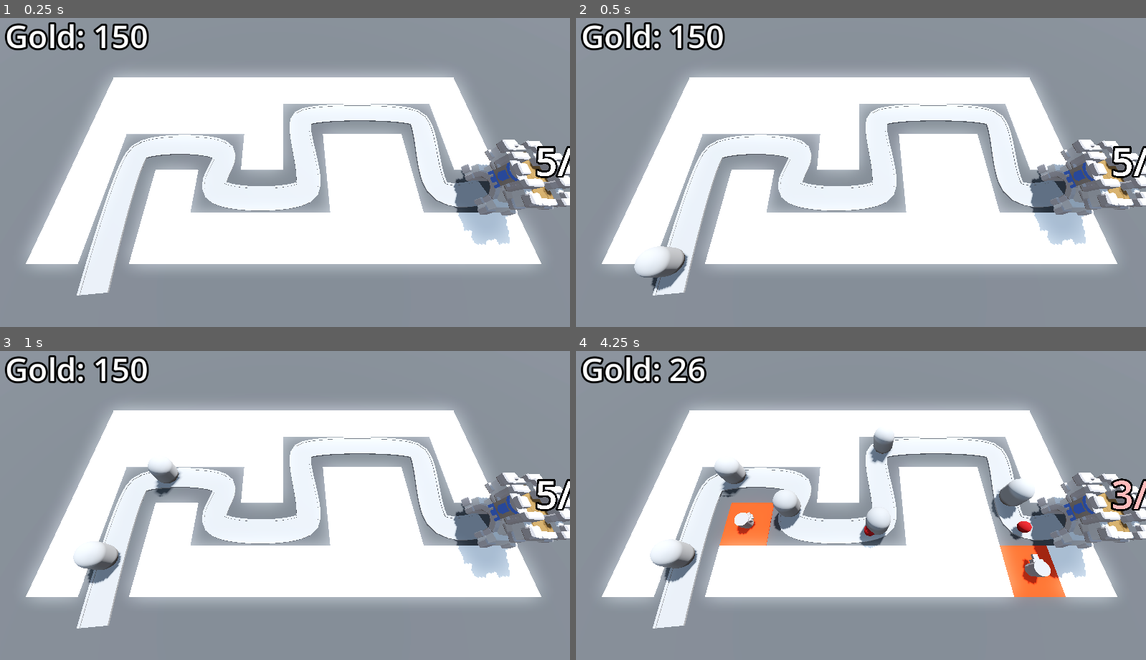
Above: before the commit, frames 1-4 (two rows, left to right).
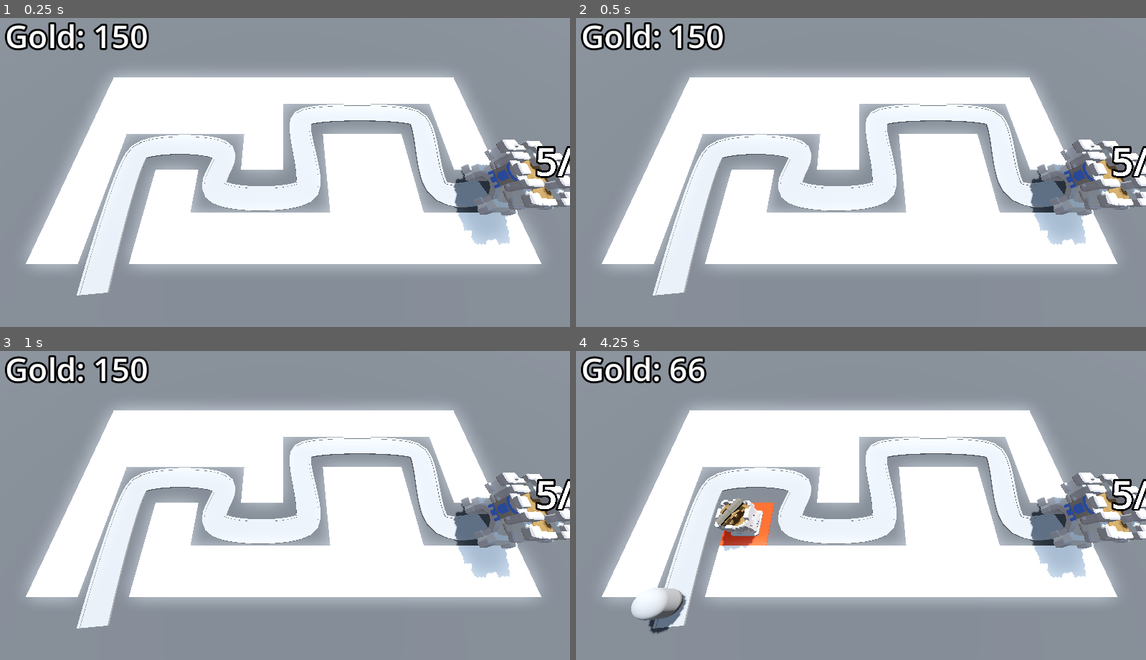
Above: after the commit, the same moments.

Repository: SugarF0x/barblast-3d
Game: Godot game, scene res://BaseLevel.tscn
The game is run twice, just before and just after one commit, with the same random seed, the same clock (stepped at 60 frames per second) and the same inputs.
Inputs (mouse positions are in pixels of both pictures, inside the frame that each line leads up to):
- Up to frame 1 (0.25 s): no input
- Up to frame 2 (0.5 s): no input
- Up to frame 3 (1 s): move the mouse to (410, 483) at 0.52 s; click (410, 483) at 0.6 s
- Up to frame 4 (4.25 s): move the mouse to (747, 514) at 1.27 s; click (747, 514) at 1.35 s; move the mouse to (918, 428) at 2.02 s; click (918, 428) at 2.1 s; move the mouse to (832, 564) at 2.77 s; click (832, 564) at 2.85 s; move the mouse to (1032, 548) at 3.52 s; click (1032, 548) at 3.6 s

Frame 1 is identical in both runs. In frame 2, 0.7% of the frame differs, in the area x 10-20%, y 73-89%; in frame 3, 1.0%; in frame 4, 6.5%, in the area x 9-100%, y 1-92%.

Commit message:
add turret base & cannon models
update animations to reflect the change

Diff:
--- a/EnemyPath.gd
+++ b/EnemyPath.gd
@@ -13,7 +13,6 @@
 
 func _ready() -> void:
 	set_timer()
-	Engine.time_scale = 5
 
 
 func spawn_enemy() -> void:
--- a/Turret/turret.gd
+++ b/Turret/turret.gd
@@ -4,8 +4,8 @@
 @export var projectile_scene: PackedScene
 @export_range(1,10) var range := 10
 
-
-@onready var barrel: MeshInstance3D = %Barrel
+@onready var cannon_gizmo: Node3D = %CannonGizmo
+@onready var cannon_nozzle: Node3D = %CannonNozzle
 @onready var animation_player: AnimationPlayer = $AnimationPlayer
 
 
@@ -17,7 +17,7 @@
 	find_best_target()
 	if not target: return
 
-	look_at(target.global_position, Vector3.UP, true)
+	cannon_gizmo.look_at(target.global_position, Vector3.UP, true)
 
 
 func fire():
@@ -26,8 +26,9 @@
 	animation_player.play("Fire")
 	var projectile = projectile_scene.instantiate()
 	add_child(projectile)
-	projectile.global_position = barrel.global_position
-	projectile.direction = global_transform.basis.z
+
+	projectile.global_position = cannon_nozzle.global_position
+	projectile.direction = cannon_nozzle.global_transform.basis.z
 
 func find_best_target() -> void:
 	var enemies = enemy_path.get_children().filter(func(child): return child is PathFollow3D and global_position.distance_to(child.global_position) <= range)
--- a/Turret/turret.tscn
+++ b/Turret/turret.tscn
@@ -1,21 +1,9 @@
-[gd_scene load_steps=10 format=3 uid="uid://dlmltvgusbij4"]
+[gd_scene load_steps=8 format=3 uid="uid://dlmltvgusbij4"]
 
 [ext_resource type="PackedScene" uid="uid://c7jn1aea5mdfe" path="res://Turret/projectile.tscn" id="1_ai42u"]
 [ext_resource type="Script" path="res://Turret/turret.gd" id="1_fhnta"]
-
-[sub_resource type="CylinderMesh" id="CylinderMesh_j646k"]
-height = 0.6
-
-[sub_resource type="CylinderMesh" id="CylinderMesh_3gby5"]
-top_radius = 0.6
-bottom_radius = 0.6
-height = 0.6
-
-[sub_resource type="BoxMesh" id="BoxMesh_5o3kg"]
-size = Vector3(0.8, 0.4, 0.4)
-
-[sub_resource type="BoxMesh" id="BoxMesh_gdfwg"]
-size = Vector3(0.4, 0.2, 0.4)
+[ext_resource type="PackedScene" uid="uid://c4c0e522wcbr8" path="res://Assets/TurretBase.glb" id="3_n88r2"]
+[ext_resource type="PackedScene" uid="uid://clivof26xh3bx" path="res://Assets/Cannon.glb" id="4_ehold"]
 
 [sub_resource type="Animation" id="Animation_6hfgg"]
 resource_name = "Fire"
@@ -23,14 +11,26 @@
 tracks/0/type = "value"
 tracks/0/imported = false
 tracks/0/enabled = true
-tracks/0/path = NodePath("Base/Top/Visor/Barrel:position")
+tracks/0/path = NodePath("TurretBase/CannonGizmo/Cannon:position")
 tracks/0/interp = 1
 tracks/0/loop_wrap = true
 tracks/0/keys = {
-"times": PackedFloat32Array(0, 0.2, 0.6),
-"transitions": PackedFloat32Array(0.189465, 1, 1),
+"times": PackedFloat32Array(0, 0.2, 0.3, 0.6),
+"transitions": PackedFloat32Array(0.2, 1, 1, 1),
 "update": 0,
-"values": [Vector3(0, 0, 0.4), Vector3(0, 0, 0.1), Vector3(0, 0, 0.4)]
+"values": [Vector3(0, 2.1495, 0), Vector3(0, 2.15, -0.2), Vector3(0, 2.15, -0.2), Vector3(0, 2.1495, 0)]
+}
+tracks/1/type = "value"
+tracks/1/imported = false
+tracks/1/enabled = true
+tracks/1/path = NodePath("TurretBase/CannonGizmo/Cannon:rotation")
+tracks/1/interp = 1
+tracks/1/loop_wrap = true
+tracks/1/keys = {
+"times": PackedFloat32Array(0, 0.1, 0.3),
+"transitions": PackedFloat32Array(0.4, 1, 1),
+"update": 0,
+"values": [Vector3(0, 0, 0), Vector3(-0.174533, 0, 0), Vector3(0, 0, 0)]
 }
 
 [sub_resource type="Animation" id="Animation_22uqc"]
@@ -38,14 +38,26 @@
 tracks/0/type = "value"
 tracks/0/imported = false
 tracks/0/enabled = true
-tracks/0/path = NodePath("Base/Top/Visor/Barrel:position")
+tracks/0/path = NodePath("TurretBase/CannonGizmo/Cannon:position")
 tracks/0/interp = 1
 tracks/0/loop_wrap = true
 tracks/0/keys = {
 "times": PackedFloat32Array(0),
 "transitions": PackedFloat32Array(1),
 "update": 0,
-"values": [Vector3(0, 0, 0.4)]
+"values": [Vector3(0, 2.1495, 0)]
+}
+tracks/1/type = "value"
+tracks/1/imported = false
+tracks/1/enabled = true
+tracks/1/path = NodePath("TurretBase/CannonGizmo/Cannon:rotation")
+tracks/1/interp = 1
+tracks/1/loop_wrap = true
+tracks/1/keys = {
+"times": PackedFloat32Array(0),
+"transitions": PackedFloat32Array(1),
+"update": 0,
+"values": [Vector3(0, 0, 0)]
 }
 
 [sub_resource type="AnimationLibrary" id="AnimationLibrary_kmobn"]
@@ -58,22 +70,17 @@
 script = ExtResource("1_fhnta")
 projectile_scene = ExtResource("1_ai42u")
 
-[node name="Base" type="MeshInstance3D" parent="."]
-transform = Transform3D(1, 0, 0, 0, 1, 0, 0, 0, 1, 0, 0.3, 0)
-mesh = SubResource("CylinderMesh_j646k")
+[node name="TurretBase" parent="." instance=ExtResource("3_n88r2")]
 
-[node name="Top" type="MeshInstance3D" parent="Base"]
-transform = Transform3D(1, 0, 0, 0, 1, 0, 0, 0, 1, 0, 0.6, 0)
-mesh = SubResource("CylinderMesh_3gby5")
+[node name="CannonGizmo" type="Node3D" parent="TurretBase"]
+unique_name_in_owner = true
 
-[node name="Visor" type="MeshInstance3D" parent="Base/Top"]
-transform = Transform3D(1, 0, 0, 0, 1, 0, 0, 0, 1, 0, 0, 0.5)
-mesh = SubResource("BoxMesh_5o3kg")
+[node name="Cannon" parent="TurretBase/CannonGizmo" instance=ExtResource("4_ehold")]
+transform = Transform3D(1, 0, 0, 0, 1, 0, 0, 0, 1, 0, 2.1495, 0)
 
-[node name="Barrel" type="MeshInstance3D" parent="Base/Top/Visor"]
+[node name="CannonNozzle" type="Node3D" parent="TurretBase/CannonGizmo/Cannon"]
 unique_name_in_owner = true
-transform = Transform3D(1, 0, 0, 0, 1, 0, 0, 0, 1, 0, 0, 0.4)
-mesh = SubResource("BoxMesh_gdfwg")
+transform = Transform3D(1, 0, 0, 0, 1, 0, 0, 0, 1, 0, 0.796127, 0.986121)
 
 [node name="FireRateTimer" type="Timer" parent="."]
 autostart = true
Not shown: 1 places in UI/victory_layer.tscn that only renumber resources
